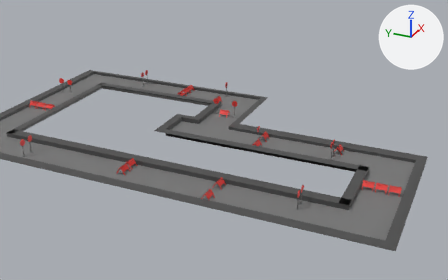
One commit to the Blender file assets/models/environment/racetrackx2.blend: the scene before it, then after it.
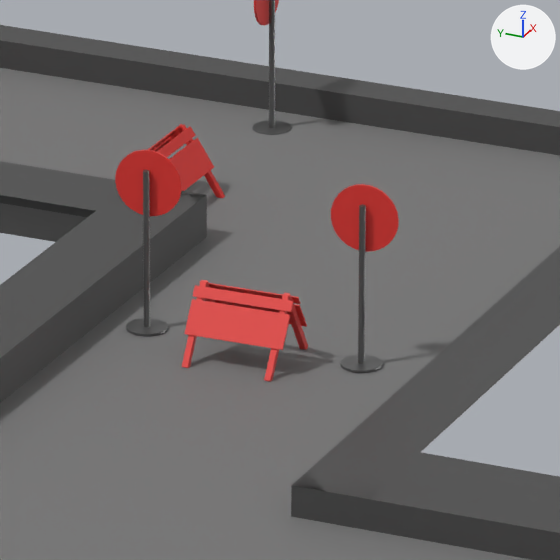
Old and new are each drawn from a 50 mm camera at (-90.6, -49.7, 44.6) aimed at (6.2, -6.2, -3.8) and again close up on the part from 45% to 56% of the width and 31% to 48% of the height. The axes (+X, +Y, +Z) are drawn at upper right. The lights are the same throughout.
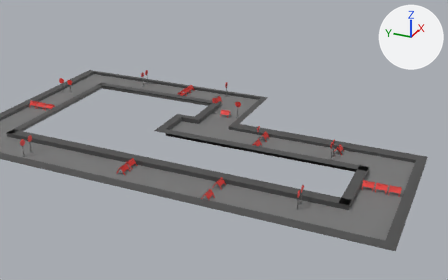
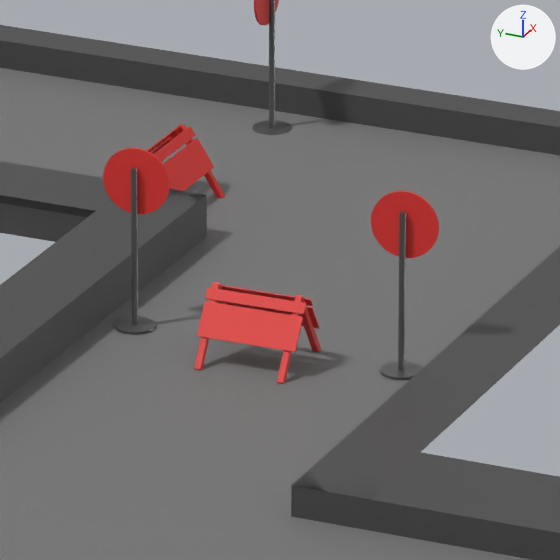
Location of each change, (x1, y1, x2, y2) in pixels of the close-ups (560 x 560 px):
'Circle.002', moved: before (331, 184, 399, 372); after (371, 191, 439, 379)
'Cube.003', moved: before (182, 280, 308, 382); after (194, 282, 321, 384)
'Circle.001', moved: before (115, 150, 182, 336); after (103, 148, 170, 334)

What the commit changed:
Object 'Cube.003' (ob_cube_003) moves from (8.89, -4.49, 0.63) to (8.89, -4.71, 0.63).
Object 'Circle.001' (ob_circle_001) moves from (9.05, -3.28, 2.09) to (9.05, -3.06, 2.09).
Object 'Circle.002' (ob_circle_002) moves from (9.05, -7.05, 2.09) to (9.05, -7.74, 2.09).
